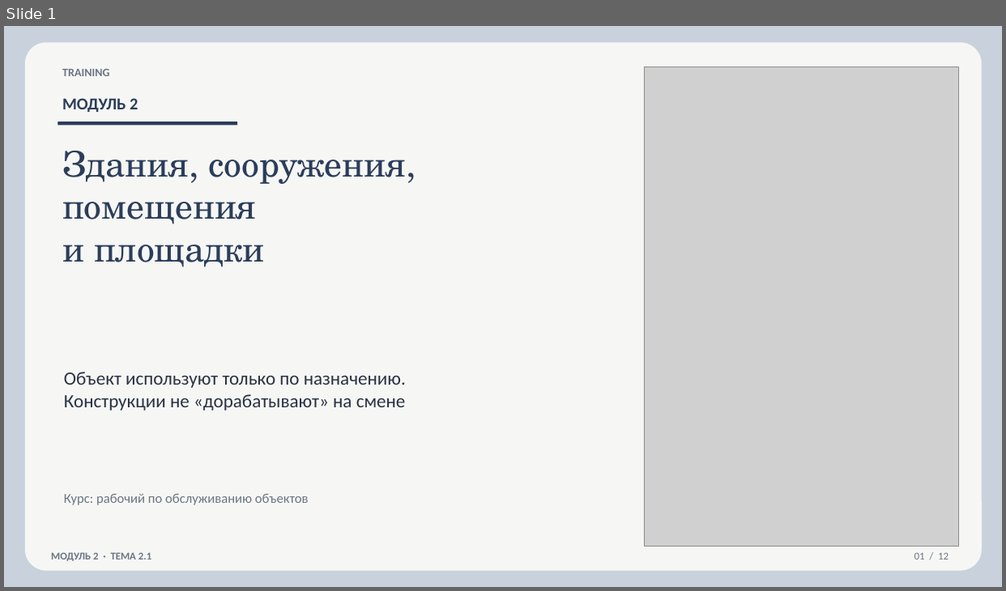
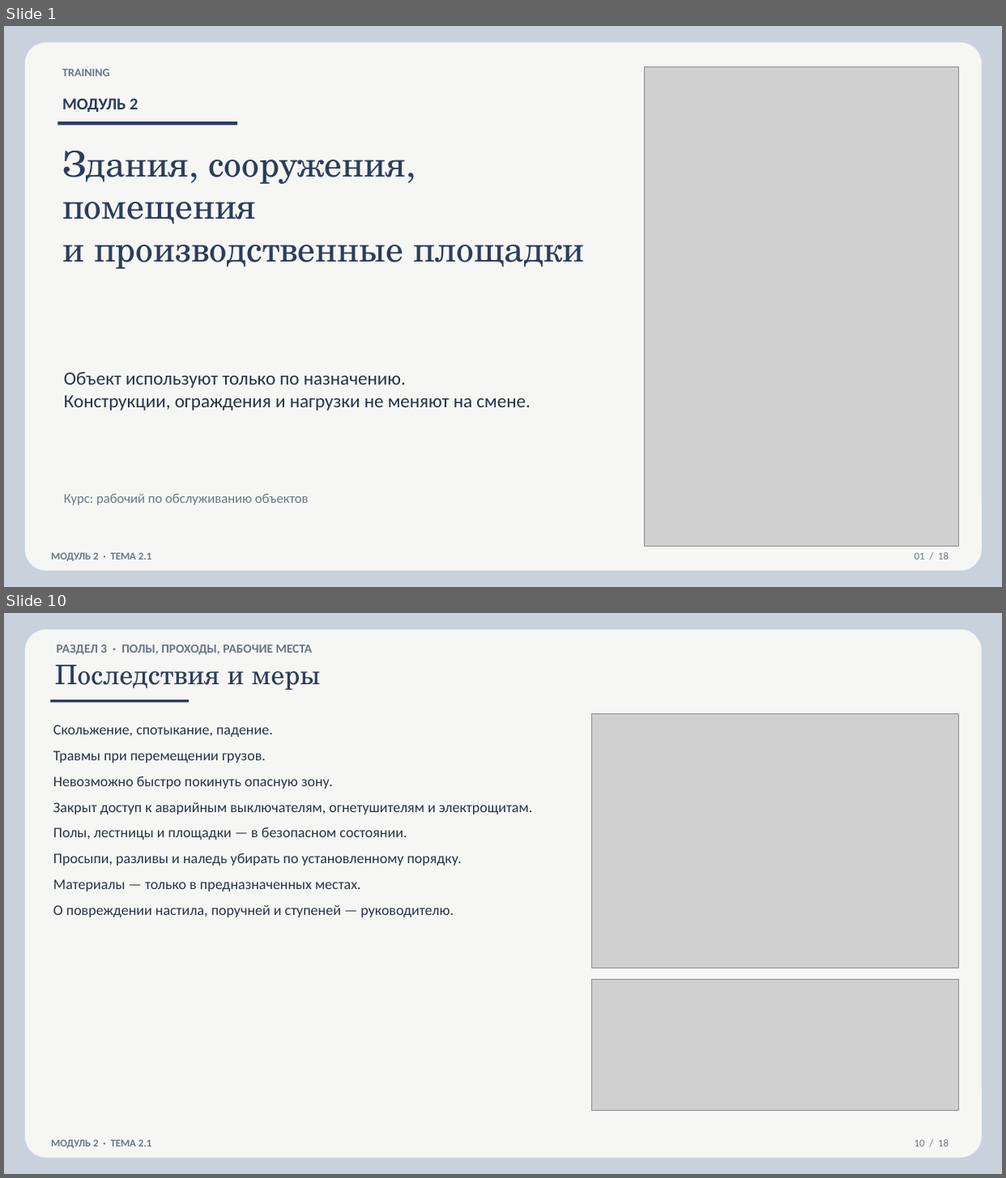
Before and after one commit to lysakalenushka-hash/-, a slide deck: 2.1_Здания_сооружения_площадки.pptx. Shown one above the other, each under a label of ours: slide 1 before the commit, slides 1 and 10 after it; the slides between them are not shown. The pictures are 1006x591 and 1006x1178 pixels, drawn with LibreOffice and Linux fonts; fonts in the diff are those of the drawing; grey boxes stand for pictures. Boxes give left, top, right and bottom in pixels: in the first picture for what was removed or moved away, otherwise in the second. Text is boxed around its words. In the diff, an @@ line names an element or a change of style, - is before the commit and + after.

```diff
--- a/2.1_Здания_сооружения_площадки.pptx
+++ b/2.1_Здания_сооружения_площадки.pptx
@@ slide 10 added at bbox=[4, 613, 1002, 1174], background #FFFFFF @@
@@ rectangle added at bbox=[4, 613, 1002, 1174], fill #C9D2DC @@
@@ rounded rectangle added at bbox=[25, 629, 982, 1158], fill #F6F7F4 @@
@@ text added at bbox=[57, 645, 313, 655], 12 pt, text #6B7584, bold @@
+РАЗДЕЛ 3 · ПОЛЫ, ПРОХОДЫ, РАБОЧИЕ МЕСТА
@@ text added at bbox=[55, 665, 321, 690], 26 pt, text #2C3D5B @@
+Последствия и меры
@@ rectangle added at bbox=[50, 700, 189, 703], fill #2C3D5B @@
@@ text added at bbox=[53, 725, 533, 918], 14 pt, text #2A3344 @@
+Скольжение, спотыкание, падение.
+Травмы при перемещении грузов.
+Невозможно быстро покинуть опасную зону.
+Закрыт доступ к аварийным выключателям, огнетушителям и электрощитам.
+Полы, лестницы и площадки — в безопасном состоянии.
+Просыпи, разливы и наледь убирать по установленному порядку.
+Материалы — только в предназначенных местах.
+О повреждении настила, поручней и ступеней — руководителю.
@@ picture added at bbox=[592, 714, 958, 969] @@
@@ picture added at bbox=[592, 980, 958, 1111] @@
@@ text added at bbox=[51, 1139, 151, 1148], 10 pt, text #6B7584, bold @@
+МОДУЛЬ 2 · ТЕМА 2.1
@@ text added at bbox=[914, 1139, 948, 1147], 10 pt, text #6B7584 @@
+10 / 18
@@ slide 1 changed as well @@
@@ text at bbox=[62, 151, 584, 269]: text changed @@
-Здания, сооружения,
-помещения
-и площадки
+Здания, сооружения,
+помещения
+и производственные площадки
@@ text at bbox=[64, 372, 530, 411]: text changed @@
-Объект используют только по назначению.
-Конструкции не «дорабатывают» на смене
+Объект используют только по назначению.
+Конструкции, ограждения и нагрузки не меняют на смене.
@@ text at bbox=[914, 552, 948, 560]: text changed @@
-01 / 12
+01 / 18
```
Also in this commit, not shown: 4 other slides changed, 12 other slides added, 7 slides removed, 11 other files.
